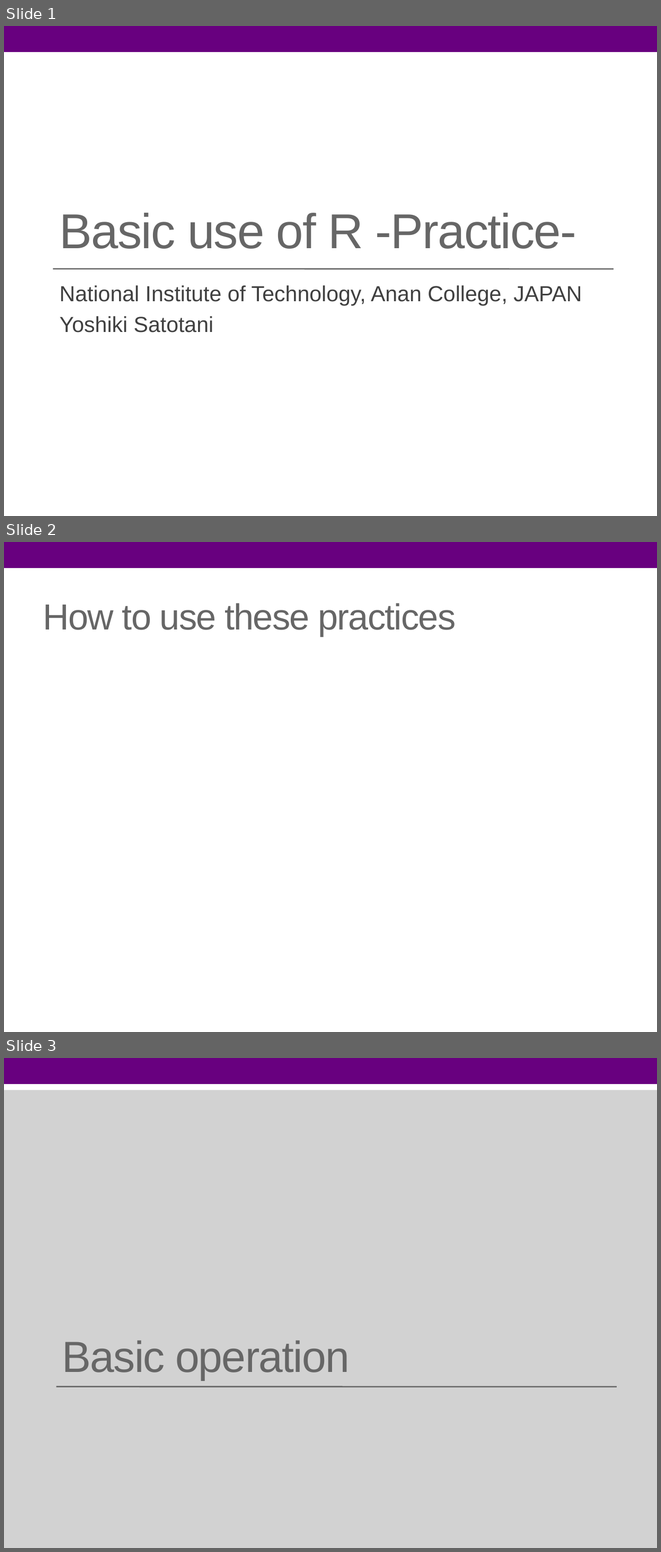
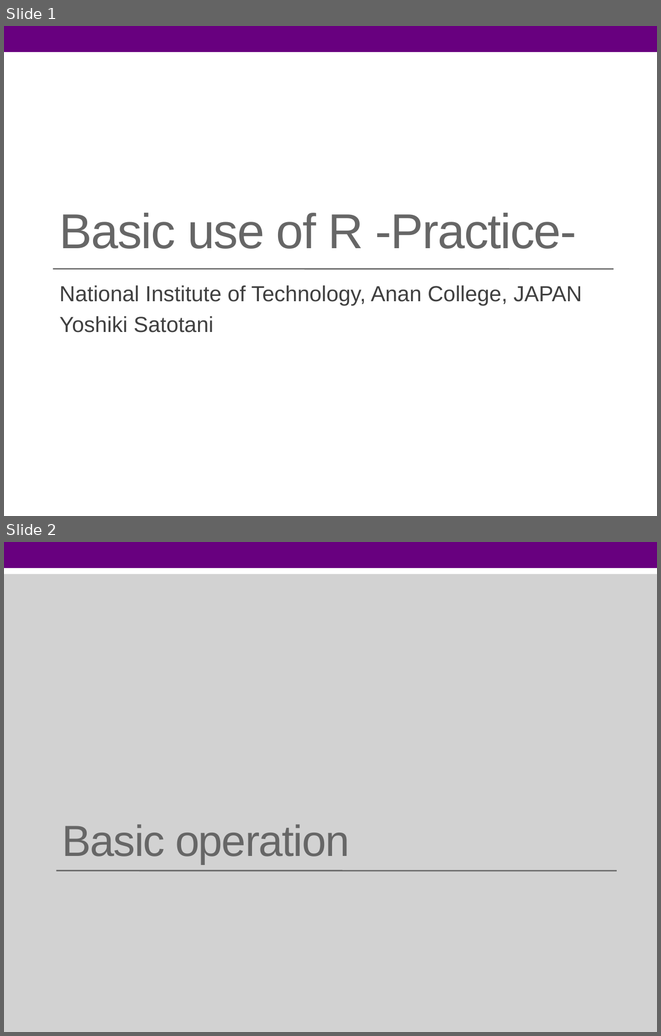
Before and after one commit to arity-r/pRactice, a slide deck: pRactice.pptx. Shown one above the other, each under a label of ours: slides 1, 2 and 3 before the commit, slides 1 and 2 after it. The pictures are 661x1552 and 661x1036 pixels, drawn with LibreOffice and Linux fonts; fonts in the diff are those of the drawing. Boxes give left, top, right and bottom in pixels: in the first picture for what was removed or moved away, otherwise in the second. Text is boxed around its words. In the diff, an @@ line names an element or a change of style, - is before the commit and + after.

```diff
--- a/pRactice.pptx
+++ b/pRactice.pptx
@@ slide 2 removed at (4,542,657,1032), background #FFFFFF; not listed: 1 template element that a slide beside it also shows @@
@@ title removed at (43,603,456,636) @@
-How to use these practices
@@ what was slide 3 is now slide 2 @@
```
Also in this commit, not shown: 3 slides added, 1 other slide removed, 1 other file.
